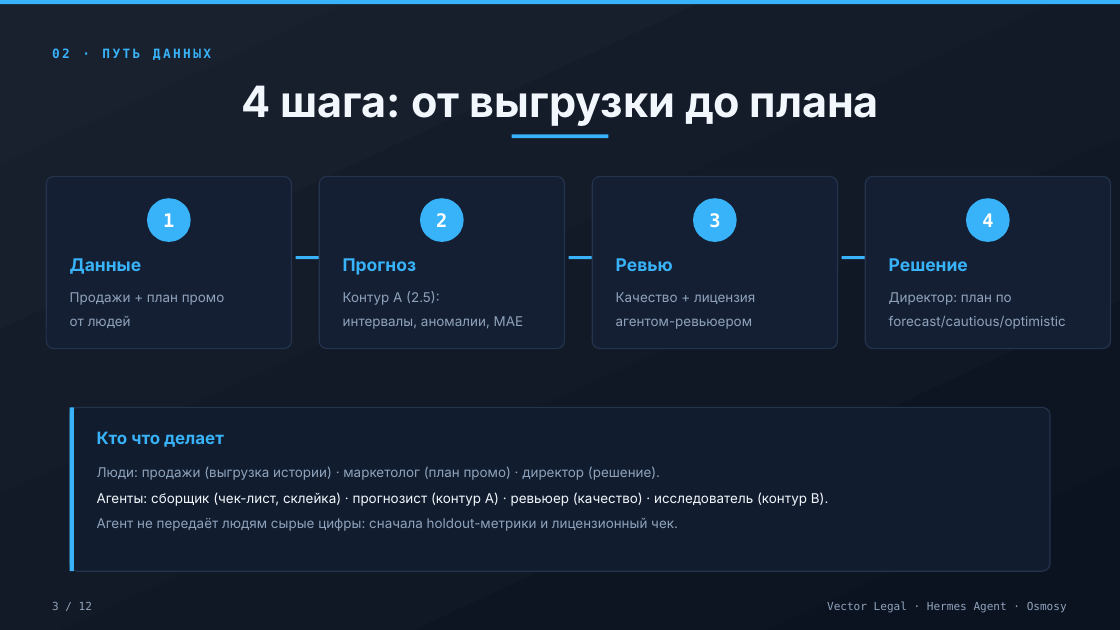
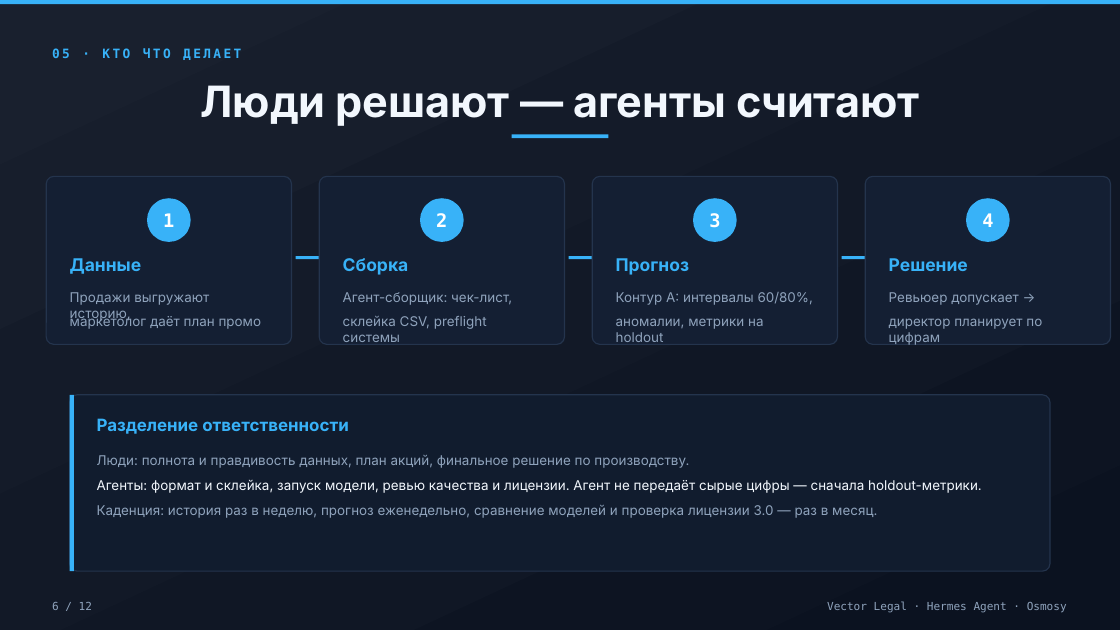
Before and after one commit to Osmosy/vector-prediction, a slide deck: slide 6 of docs/vector-prediction-obsidian-neon.pptx (slide 3 before the commit). Drawn at 1120x630 pixels with LibreOffice and Linux fonts; fonts in the diff are those of the drawing. Boxes give left, top, right and bottom in pixels: in the first picture for what was removed or moved away, otherwise in the second. Text is boxed around its words. In the diff, an @@ line names an element or a change of style, - is before the commit and + after.

Commit message:
docs: презентация расширена до 13 слайдов — проблема, решение, данные, лицензия, бенчмарк, выход, каденция, roadmap

```diff
--- a/docs/vector-prediction-obsidian-neon.pptx
+++ b/docs/vector-prediction-obsidian-neon.pptx
@@ text at (x1=52, y1=48, x2=241, y2=60): text changed @@
-02 · ПУТЬ ДАННЫХ
+05 · КТО ЧТО ДЕЛАЕТ
@@ text at (x1=200, y1=85, x2=919, y2=126): text changed @@
-4 шага: от выгрузки до плана
+Люди решают — агенты считают
@@ rounded rectangle resized from (x1=46, y1=176, x2=292, y2=349) to (x1=46, y1=176, x2=292, y2=344) @@
@@ rounded rectangle resized from (x1=319, y1=176, x2=565, y2=349) to (x1=319, y1=176, x2=565, y2=344) @@
@@ rounded rectangle resized from (x1=592, y1=176, x2=838, y2=349) to (x1=592, y1=176, x2=838, y2=344) @@
@@ rounded rectangle resized from (x1=865, y1=176, x2=1111, y2=349) to (x1=865, y1=176, x2=1111, y2=344) @@
@@ text at (x1=343, y1=258, x2=409, y2=275): text changed @@
-Прогноз
+Сборка
@@ text at (x1=616, y1=258, x2=689, y2=275): text changed @@
-Ревью
+Прогноз
@@ text at (x1=70, y1=292, x2=209, y2=321): text changed @@
-Продажи + план промо
+Продажи выгружают историю,
@@ text at (x1=343, y1=292, x2=512, y2=305): text changed @@
-Контур A (2.5):
+Агент-сборщик: чек-лист,
@@ text at (x1=616, y1=292, x2=813, y2=305): text changed @@
-Качество + лицензия
+Контур A: интервалы 60/80%,
@@ text at (x1=889, y1=292, x2=1019, y2=305): text changed @@
-Директор: план по
+Ревьюер допускает →
@@ text at (x1=70, y1=314, x2=262, y2=329): text changed @@
-от людей
+маркетолог даёт план промо
@@ text at (x1=343, y1=316, x2=487, y2=342): text changed @@
-интервалы, аномалии, MAE
+склейка CSV, preflight системы
@@ text at (x1=616, y1=318, x2=763, y2=342): text changed @@
-агентом-ревьюером
+аномалии, метрики на holdout
@@ text at (x1=889, y1=318, x2=1042, y2=345): text changed @@
-forecast/cautious/optimistic
+директор планирует по цифрам
@@ proportions changed in 5 elements at (x1=46, y1=176, x2=292, y2=344), (x1=319, y1=176, x2=565, y2=344), (x1=592, y1=176, x2=838, y2=344), (x1=865, y1=176, x2=1111, y2=344), (x1=70, y1=395, x2=1050, y2=571) @@
@@ rounded rectangle resized from (x1=70, y1=408, x2=1050, y2=571) to (x1=70, y1=395, x2=1050, y2=571) @@
@@ rectangle resized from (x1=70, y1=408, x2=74, y2=571) to (x1=70, y1=395, x2=74, y2=571) @@
@@ text at (x1=97, y1=418, x2=348, y2=434): text changed @@
-Кто что делает
+Разделение ответственности
@@ text at (x1=97, y1=455, x2=689, y2=468): text changed @@
-Люди: продажи (выгрузка истории) · маркетолог (план промо) · директор (решение).
+Люди: полнота и правдивость данных, план акций, финальное решение по производству.
@@ text at (x1=97, y1=480, x2=982, y2=493): text changed @@
-Агенты: сборщик (чек-лист, склейка) · прогнозист (контур A) · ревьюер (качество) · исследователь (контур B).
+Агенты: формат и склейка, запуск модели, ревью качества и лицензии. Агент не передаёт сырые цифры — сначала holdout-метрики.
@@ text at (x1=97, y1=505, x2=877, y2=518): text changed @@
-Агент не передаёт людям сырые цифры: сначала holdout-метрики и лицензионный чек.
+Каденция: история раз в неделю, прогноз еженедельно, сравнение моделей и проверка лицензии 3.0 — раз в месяц.
@@ text at (x1=52, y1=602, x2=92, y2=610): text changed @@
-3 / 12
+6 / 12
```
Also in this commit, not shown: 2 other slides changed, 9 slides added, 1 slide removed, 2 other files.
